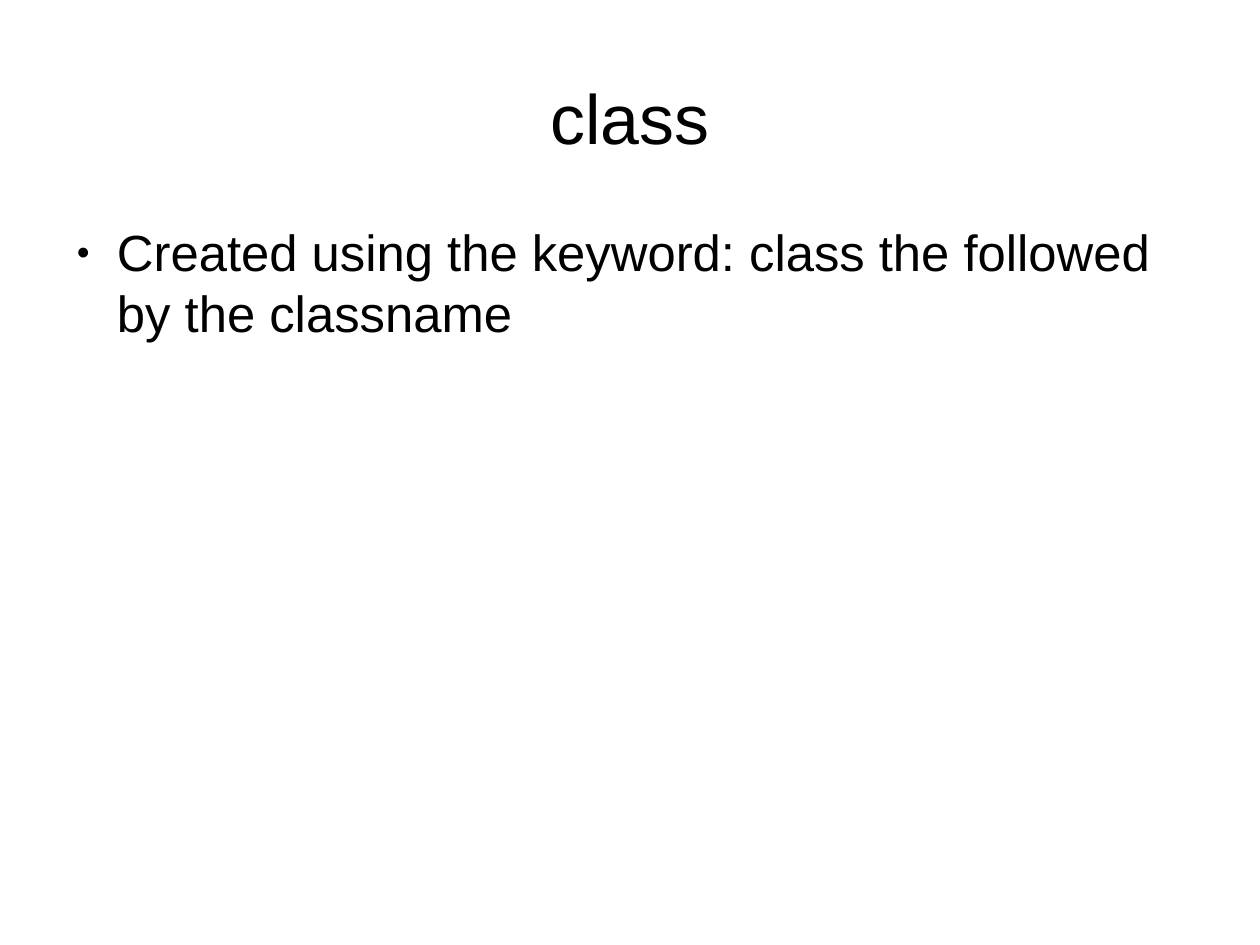
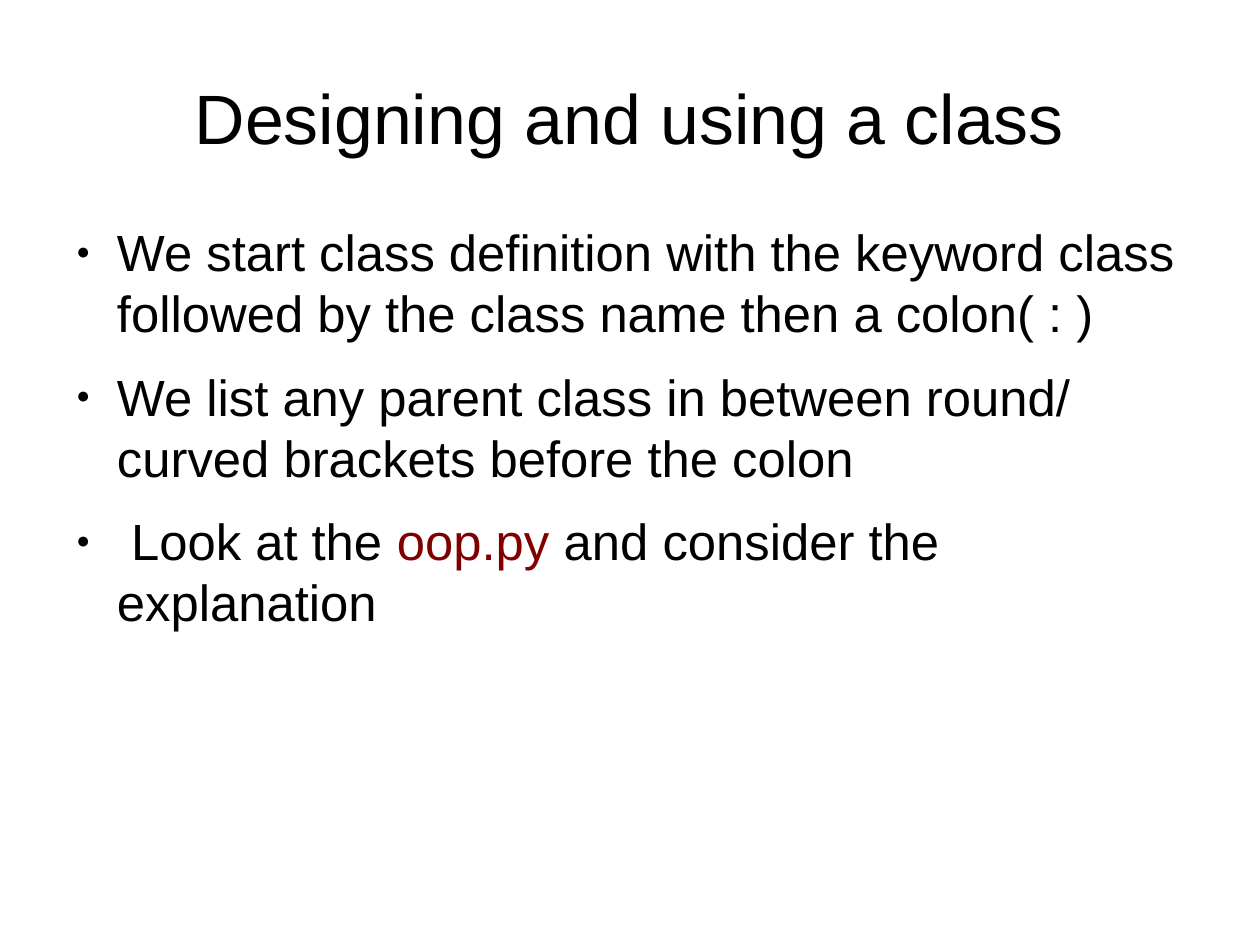
Before and after one commit to Austin0077/mmu_PythonBootcamp, a slide deck: slide 6 of notes/oop_python.odp (slide 3 before the commit). Drawn at 1260x945 pixels with LibreOffice and Linux fonts; fonts in the diff are those of the drawing. Boxes give left, top, right and bottom in pixels: in the first picture for what was removed or moved away, otherwise in the second. Text is boxed around its words. In the diff, an @@ line names an element or a change of style, - is before the commit and + after.

Commit message:
oop start commit

```diff
--- a/notes/oop_python.odp
+++ b/notes/oop_python.odp
@@ title at bbox=[195, 93, 1064, 157]: text changed @@
-class
+Designing and using a class
@@ text at bbox=[117, 234, 1174, 632]: text changed @@
-● Created using the keyword: class the followed by the classname
+● We start class definition with the keyword class followed by the class name then a colon( : )
+● We list any parent class in between round/ curved brackets before the colon
+● Look at the oop.py and consider the explanation
```
Also in this commit, not shown: 4 slides added, 2 other files.
